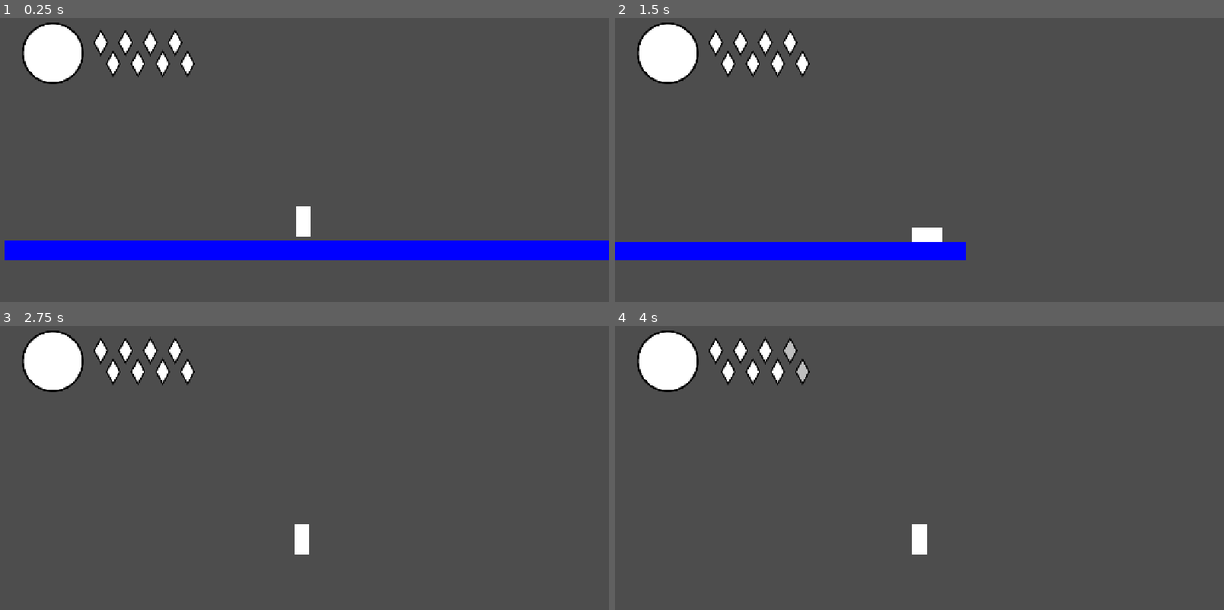
Above: before the commit, frames 1-4 (two rows, left to right).
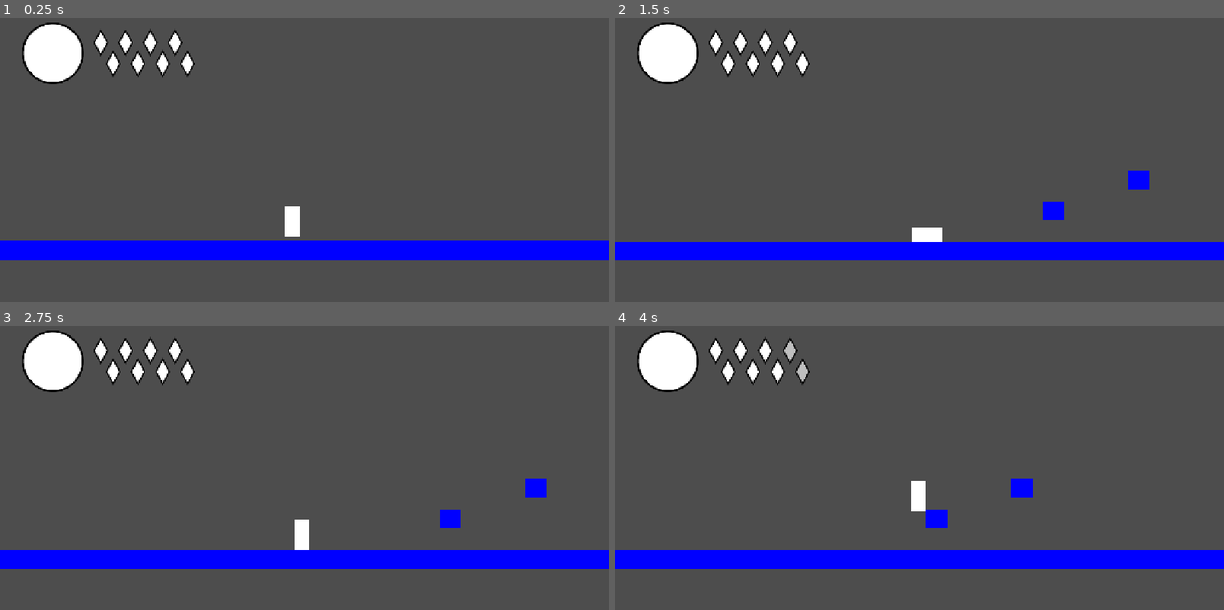
Above: after the commit, the same moments.

Repository: autonomouscrow/color-game
Game: Godot game, scene res://Scenes/Main.tscn
Two runs of this game, one before a commit and one after it. Both use one fixed random seed, a clock stepped at 60 frames per second and the inputs below.
Inputs:
- Up to frame 1 (0.25 s): no input
- Up to frame 2 (1.5 s): hold C (dash) 0.53-1.28 s; hold Right (move_right) from 0.53 s (still down); tap Z (jump) at 0.77 s; tap D (slide) at 1.35 s
- Up to frame 3 (2.75 s): tap Z (jump) at 1.52 s; release Right (move_right) at 2.03 s; hold Left (move_left) from 2.03 s (still down); hold Q from 2.03 s (still down)
- Up to frame 4 (4 s): release Left (move_left) at 2.78 s; release Q at 2.78 s; hold Right (move_right) from 2.78 s (still down); tap E at 2.85 s; tap Z (jump) at 3.02, 3.77 s; hold R from 3.53 s (still down)

The runs differ from the first frame. In frame 1, 0.4% of the frame differs, in the area x 0-51%, y 66-86%; in frame 2, 3.2%; in frame 3, 7.2%; in frame 4, 7.6%, in the area x 0-100%, y 53-86%.

Commit message:
fixed room transitions

Diff:
--- /dev/null
+++ b/Scenes/CameraManager.gd
@@ -0,0 +1,24 @@
+extends Camera2D
+
+var current_camera: Camera2D
+
+func _ready() -> void:
+	register_camera(self)
+
+func register_camera(camera: Camera2D) -> void:
+	current_camera = camera
+
+func set_room_limits(left: int, top: int, right: int, bottom: int) -> void:
+	current_camera.position_smoothing_enabled = false
+
+	current_camera.limit_left = left
+	current_camera.limit_top = top
+	current_camera.limit_right = right
+	current_camera.limit_bottom = bottom
+
+	current_camera.force_update_scroll()
+	current_camera.reset_smoothing()
+	await get_tree().physics_frame
+	await get_tree().process_frame
+
+	current_camera.position_smoothing_enabled = true
--- a/Scenes/Main.tscn
+++ b/Scenes/Main.tscn
@@ -4,6 +4,7 @@
 [ext_resource type="PackedScene" uid="uid://bheepay7tcmdw" path="res://Scenes/Rooms/TestRoom2.tscn" id="1_kln2b"]
 [ext_resource type="PackedScene" uid="uid://castvwqi4rwud" path="res://Scenes/RoomSkeff.tscn" id="2_kln2b"]
 [ext_resource type="PackedScene" uid="uid://b7xkvd58w1xgu" path="res://Scenes/HUD.tscn" id="3_hud"]
+[ext_resource type="Script" uid="uid://bbq5dbxu3ek3q" path="res://Scenes/CameraManager.gd" id="4_pbw6q"]
 
 [node name="Main" type="Node2D" unique_id=396947077]
 
@@ -17,16 +18,15 @@
 [node name="Hue" parent="." unique_id=1902301394 groups=["Player"] instance=ExtResource("1_idj7w")]
 position = Vector2(636, 395)
 
-[node name="Camera2D" type="Camera2D" parent="Hue" unique_id=1716874876]
+[node name="Camera2D" type="Camera2D" parent="Hue" unique_id=1716874876 groups=["Camera"]]
 position = Vector2(3, -38)
 process_callback = 0
-limit_enabled = false
-position_smoothing_enabled = true
 position_smoothing_speed = 40.0
 drag_vertical_enabled = true
 drag_left_margin = 0.0
 drag_top_margin = 0.04
 drag_right_margin = 0.0
+script = ExtResource("4_pbw6q")
 
 [node name="HUD" parent="." unique_id=1967454570 node_paths=PackedStringArray("player") instance=ExtResource("3_hud")]
 player = NodePath("../Hue")
--- a/Scenes/Rooms/TestRoom.tscn
+++ b/Scenes/Rooms/TestRoom.tscn
@@ -1,26 +1,32 @@
 [gd_scene format=3 uid="uid://bv13dfqdhsprr"]
 
 [ext_resource type="PackedScene" uid="uid://b7owcqgbcb5fa" path="res://Scenes/roomExit.tscn" id="1_24gi2"]
+[ext_resource type="PackedScene" uid="uid://b5ve86daq1wpt" path="res://room_boundry.tscn" id="1_d83gb"]
 
 [sub_resource type="RectangleShape2D" id="RectangleShape2D_24gi2"]
 size = Vector2(1283, 39)
 
 [node name="test" type="Node2D" unique_id=915329821]
 
+[node name="RoomBoundry" parent="." unique_id=2141509462 instance=ExtResource("1_d83gb")]
+position = Vector2(-1848, 367)
+scale = Vector2(171.99998, 47)
+
 [node name="RightDoor" type="Marker2D" parent="." unique_id=1377915057]
-position = Vector2(1263, 470)
+position = Vector2(-119, 520)
 
 [node name="Exit" parent="." unique_id=199470789 instance=ExtResource("1_24gi2")]
-position = Vector2(1312, 365)
+position = Vector2(-69, 374.99997)
 scale = Vector2(1, 16.800001)
 target_room_id = "test2"
 target_door_id = "LeftDoor"
 
 [node name="ColorRect2" type="ColorRect" parent="." unique_id=1000468742]
-offset_left = 2.0
-offset_top = 494.0
-offset_right = 1278.0
-offset_bottom = 534.0
+offset_left = -3684.0
+offset_top = 557.0
+offset_right = -2408.0
+offset_bottom = 597.0
+scale = Vector2(2.8399997, 1)
 color = Color(1, 0, 0, 1)
 
 [node name="StaticBody2D" type="StaticBody2D" parent="ColorRect2" unique_id=37674235]
--- a/Scenes/Rooms/TestRoom2.tscn
+++ b/Scenes/Rooms/TestRoom2.tscn
@@ -1,11 +1,16 @@
 [gd_scene format=3 uid="uid://bheepay7tcmdw"]
 
 [ext_resource type="PackedScene" uid="uid://b7owcqgbcb5fa" path="res://Scenes/roomExit.tscn" id="1_3gxmx"]
+[ext_resource type="PackedScene" uid="uid://b5ve86daq1wpt" path="res://room_boundry.tscn" id="1_67234"]
 
 [sub_resource type="RectangleShape2D" id="RectangleShape2D_x3acn"]
 size = Vector2(1283, 39)
 
 [node name="test2" type="Node2D" unique_id=2077970759]
+
+[node name="RoomBoundry" parent="." unique_id=2141509462 instance=ExtResource("1_67234")]
+position = Vector2(1674, 362.99997)
+scale = Vector2(165.15997, 75.56)
 
 [node name="LeftDoor" type="Marker2D" parent="." unique_id=1431322980]
 position = Vector2(8, 465)
@@ -16,11 +21,27 @@
 target_room_id = "test"
 target_door_id = "RightDoor"
 
+[node name="ColorRect2" type="ColorRect" parent="." unique_id=782758684]
+offset_left = 1444.0001
+offset_top = 411.0
+offset_right = 2720.0
+offset_bottom = 451.0
+scale = Vector2(0.03536272, 1)
+color = Color(0, 0, 1, 1)
+
+[node name="StaticBody2D" type="StaticBody2D" parent="ColorRect2" unique_id=322181816]
+position = Vector2(-8, -496)
+
+[node name="CollisionShape2D" type="CollisionShape2D" parent="ColorRect2/StaticBody2D" unique_id=837430968]
+position = Vector2(649, 516.5)
+shape = SubResource("RectangleShape2D_x3acn")
+
 [node name="ColorRect" type="ColorRect" parent="." unique_id=1016732588]
 offset_left = 8.0
 offset_top = 496.0
 offset_right = 1284.0
 offset_bottom = 536.0
+scale = Vector2(2.7600002, 1)
 color = Color(0, 0, 1, 1)
 
 [node name="StaticBody2D" type="StaticBody2D" parent="ColorRect" unique_id=1785335093]
@@ -29,3 +50,18 @@
 [node name="CollisionShape2D" type="CollisionShape2D" parent="ColorRect/StaticBody2D" unique_id=1451943172]
 position = Vector2(649, 516.5)
 shape = SubResource("RectangleShape2D_x3acn")
+
+[node name="ColorRect3" type="ColorRect" parent="." unique_id=2145154999]
+offset_left = 1624.0001
+offset_top = 346.0
+offset_right = 2900.0
+offset_bottom = 386.0
+scale = Vector2(0.03536272, 1)
+color = Color(0, 0, 1, 1)
+
+[node name="StaticBody2D" type="StaticBody2D" parent="ColorRect3" unique_id=1113714730]
+position = Vector2(-8, -496)
+
+[node name="CollisionShape2D" type="CollisionShape2D" parent="ColorRect3/StaticBody2D" unique_id=1996343966]
+position = Vector2(649, 516.5)
+shape = SubResource("RectangleShape2D_x3acn")
--- /dev/null
+++ b/room_boundry.gd
@@ -0,0 +1,32 @@
+extends Area2D
+
+@onready var collision_shape: CollisionShape2D = $CollisionShape2D
+
+@export var CameraManager: Node2D
+
+func _ready() -> void:
+	# Listen for player entering
+	CameraManager = get_tree().get_first_node_in_group("Camera")
+	body_entered.connect(_on_body_entered)
+
+func _on_body_entered(body: Node2D) -> void:
+	if body.is_in_group("Player"):
+		update_camera_limits()
+
+func update_camera_limits() -> void:
+	var rect_shape = collision_shape.shape as RectangleShape2D
+	if not rect_shape:
+		return
+
+	# Calculate global pixel coordinates of the bounding box
+	var true_size = rect_shape.size * collision_shape.global_scale
+	var half_size = true_size * 0.5
+	var center = collision_shape.global_position
+
+	var left = int(center.x - half_size.x)
+	var right = int(center.x + half_size.x)
+	var top = int(center.y - half_size.y)
+	var bottom = int(center.y + half_size.y)
+
+	# Send limits to your CameraManager
+	CameraManager.set_room_limits(left, top, right, bottom)
--- /dev/null
+++ b/room_boundry.tscn
@@ -0,0 +1,11 @@
+[gd_scene format=3 uid="uid://b5ve86daq1wpt"]
+
+[ext_resource type="Script" uid="uid://c4cagaq4x5lx2" path="res://room_boundry.gd" id="1_wkrid"]
+
+[sub_resource type="RectangleShape2D" id="RectangleShape2D_x3acn"]
+
+[node name="RoomBoundry" type="Area2D" unique_id=2141509462]
+script = ExtResource("1_wkrid")
+
+[node name="CollisionShape2D" type="CollisionShape2D" parent="." unique_id=734127765]
+shape = SubResource("RectangleShape2D_x3acn")
Not shown, added: Scenes/CameraManager.gd.uid
Not shown, added: room_boundry.gd.uid
Not shown, added: Scenes/Main.tscn39541043488.tmp
